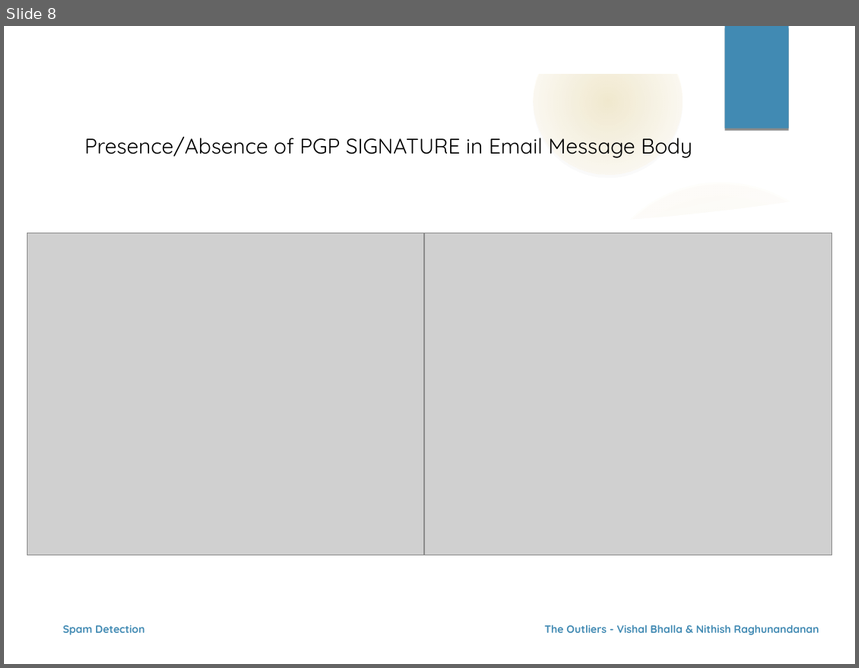
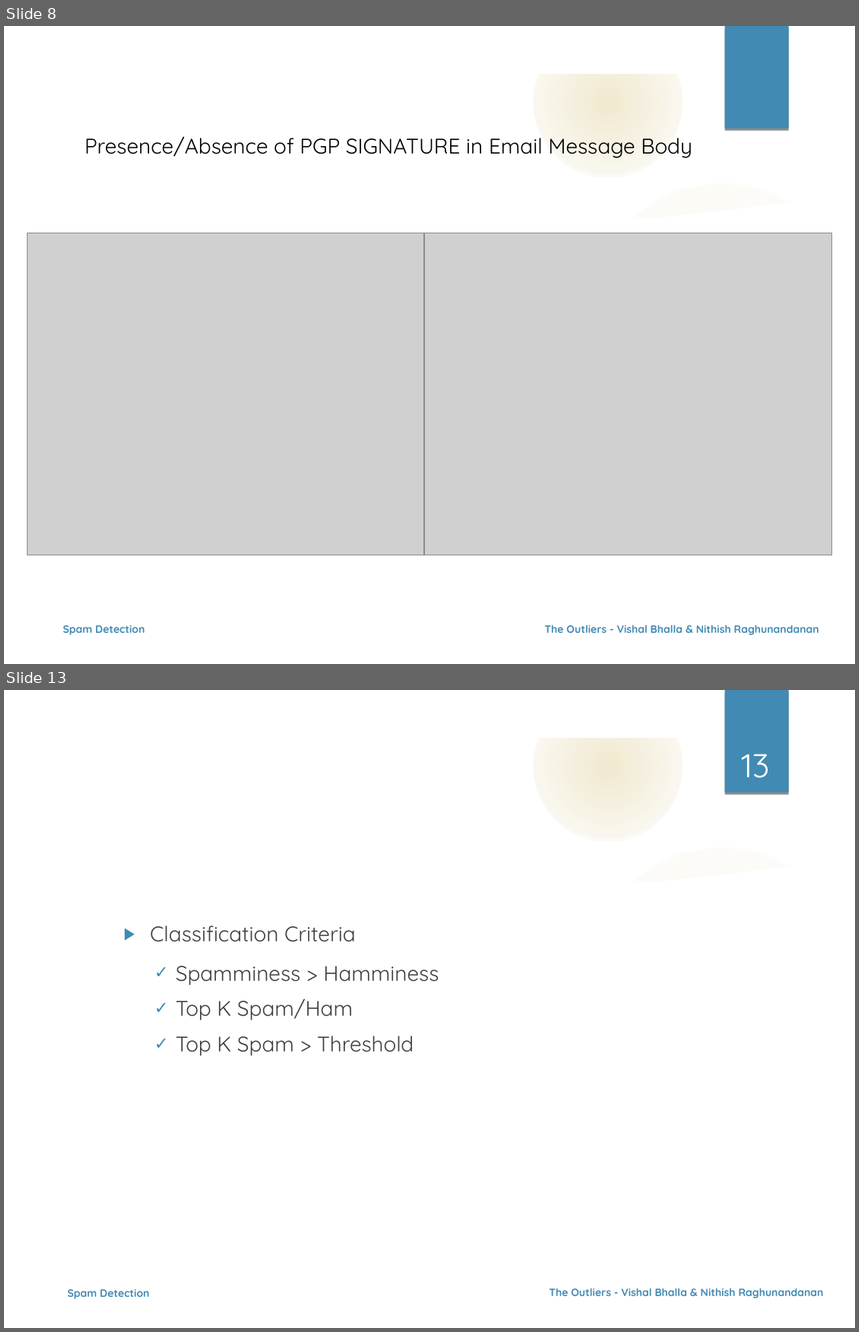
Before and after one commit to nehgu/Anomaly-Detection, a slide deck: Challenges/Spam Filtering Challenge 4/Ppt - Spam Detection Challenge-4.odp. Shown one above the other, each under a label of ours: slide 8 before the commit, slides 8 and 13 after it; the slides between them are not shown. The pictures are 859x668 and 859x1332 pixels, drawn with LibreOffice and Linux fonts; fonts in the diff are those of the drawing; grey boxes stand for pictures; background and template pictures are left out. Boxes give left, top, right and bottom in pixels: in the first picture for what was removed or moved away, otherwise in the second. Text is boxed around its words. In the diff, an @@ line names an element or a change of style, - is before the commit and + after.

```diff
--- a/Challenges/Spam Filtering Challenge 4/Ppt - Spam Detection Challenge-4.odp
+++ b/Challenges/Spam Filtering Challenge 4/Ppt - Spam Detection Challenge-4.odp
@@ slide 13 added at (4, 690, 855, 1328), background picture (left out); not listed: 9 template elements that a slide beside it also shows @@
@@ page number added at (741, 754, 769, 778), 28 pt, text #FFFFFF @@
+13
@@ title added at (85, 776, 676, 842), 32 pt, text #FFFFFF @@
+Naive Bayes
@@ text added at (150, 926, 439, 1056), 18 pt, text #404040 @@
+  ▶ Classification Criteria
+    ✓ Spamminess > Hamminess
+    ✓ Top K Spam/Ham
+    ✓ Top K Spam > Threshold
@@ text added at (68, 1290, 149, 1300), 9 pt, text #418AB3, bold @@
+Spam Detection
@@ text added at (549, 1288, 824, 1299), 9 pt, text #418AB3, bold @@
+The Outliers - Vishal Bhalla & Nithish Raghunandanan
```
Also in this commit, not shown: 10 slides changed, 3 other slides added, 1 slide removed.
